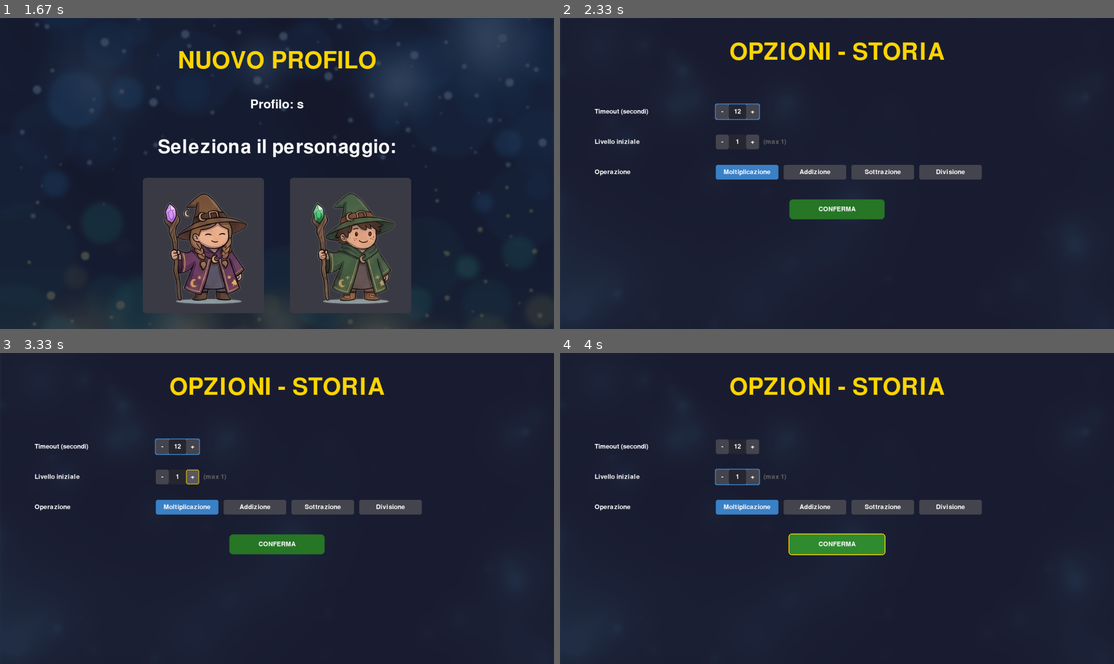
Above: before the commit, frames 1-4 (two rows, left to right).
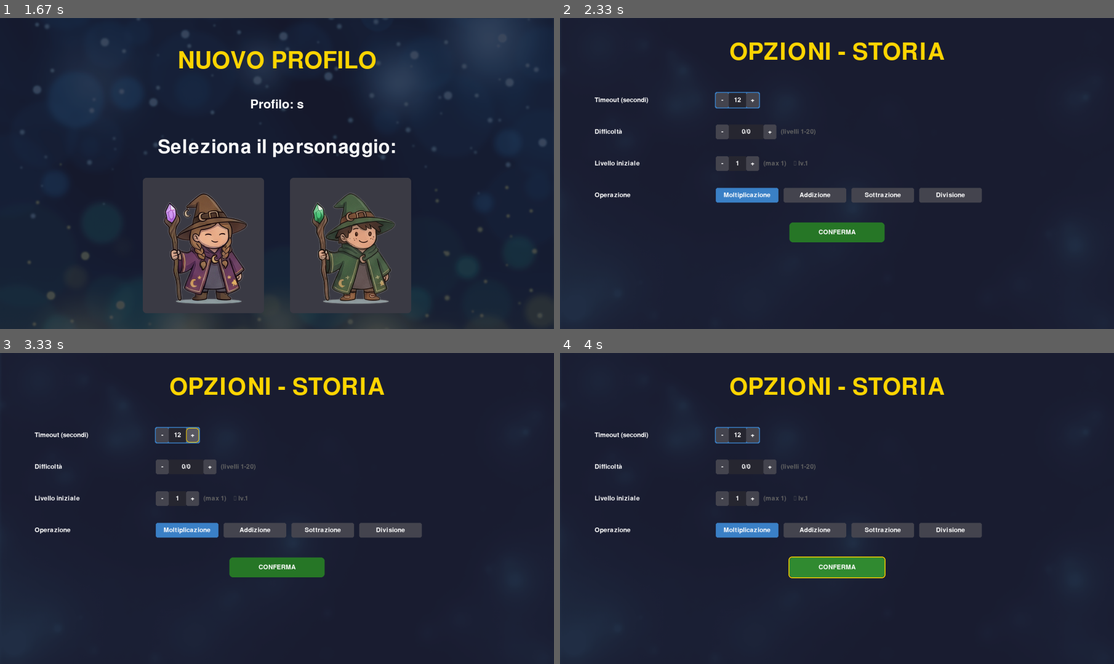
Above: after the commit, the same moments.

Repository: thefactor82/math-wizard
Game: pygame game, started from math-wizard.py
Same seed, same stepped clock (60 frames per second), same inputs: the game is played once before the commit and once after it.
Inputs (mouse positions are in pixels of both pictures, inside the frame that each line leads up to):
- Up to frame 1 (1.67 s): hold Left 0.33-0.87 s; click "Nuovo profilo" at 0.95 s; tap S at 1.23 s; tap Enter at 1.57 s
- Up to frame 2 (2.33 s): click (764, 245) at 1.95 s; tap Enter at 2.23 s
- Up to frame 3 (3.33 s): click "Addizione" at 2.68 s; hold - 2.93-3.27 s; hold Down 2.93-3.27 s
- Up to frame 4 (4 s): click "+" at 3.55 s

Frame 1 is identical in both runs. In frame 2, 8.0% of the frame differs, in the area x 6-77%, y 23-73%; in frame 3, 8.0%; in frame 4, 8.2%.

Commit message:
v1.3.0: add difficulty selector for story mode (35 positions, 15-level window)

Diff:
--- a/math-wizard.py
+++ b/math-wizard.py
@@ -623,7 +623,7 @@
         self .story_idx =0
         self .num_story_levels =sum (1 for e in self .story_entries if e .get ("tipo")=="livello")
 
-        self .version ="1.2.7"
+        self .version ="1.3.0"
 
         self .profiles =[]
         self .current_profile =""
@@ -661,6 +661,7 @@
         self .config =self .config_by_operation [self .config_operation ]
         self .auto_timeout =DEFAULT_TIMEOUT
         self .initial_level =0
+        self .difficulty_position =0
         self .story_progress ={"moltiplicazione":0 ,"addizione":0 ,"sottrazione":0 ,"divisione":0 }
 
     def save_profiles (self ):
@@ -706,6 +707,7 @@
         "storia_operazione":self .config_story_operation ,
         "auto_timeout":self .auto_timeout ,
         "livello_iniziale":self .initial_level ,
+        "difficolta_posizione":self .difficulty_position ,
         "storia_progresso":self .story_progress ,
         }
         for op in ["moltiplicazione","addizione","sottrazione","divisione"]:
@@ -734,6 +736,7 @@
             self .config_story_operation =data .get ("storia_operazione",self .config_story_operation )
             self .auto_timeout =data .get ("auto_timeout",self .auto_timeout )
             self .initial_level =data .get ("livello_iniziale",self .initial_level )
+            self .difficulty_position =data .get ("difficolta_posizione",self .difficulty_position )
             story_progress =data .get ("storia_progresso",self .story_progress )
             if isinstance (story_progress ,dict ):
                 self .story_progress .update (story_progress )
@@ -946,7 +949,15 @@
             self .start_level ()
 
     def effective_level (self ):
-        return min (self .level ,len (self .levels )-1 )
+        return min (self .difficulty_position +self .level ,len (self .levels )-1 )
+
+    def max_difficulty_position (self ):
+        total =len (LEVELS .get (self .config_story_operation ,[]))
+        return max (0 ,total -self .num_story_levels )
+
+    def max_initial_level (self ):
+        prog =max (0 ,self .story_progress .get (self .config_story_operation ,0 ))
+        return max (0 ,min (self .num_story_levels -1 ,prog -self .difficulty_position ))
 
     def is_last_story_level (self ):
         return self .level >=self .num_story_levels -1
@@ -1610,33 +1621,38 @@
                     self .state ="options"
             elif self .state =="options_auto":
                 if event .key in (pygame .K_UP ,pygame .K_w ):
-                    self .options_cursor =(self .options_cursor -1 )%3
+                    self .options_cursor =(self .options_cursor -1 )%4
                 elif event .key in (pygame .K_DOWN ,pygame .K_s ):
-                    self .options_cursor =(self .options_cursor +1 )%3
+                    self .options_cursor =(self .options_cursor +1 )%4
                 elif event .key in (pygame .K_PLUS ,pygame .K_EQUALS ,pygame .K_KP_PLUS ):
                     if self .options_cursor ==0 :
                         self .auto_timeout =min (99 ,self .auto_timeout +1 )
                     elif self .options_cursor ==1 :
-                        prog_max =max (0 ,self .story_progress .get (self .config_story_operation ,0 ))
-                        self .initial_level =min (prog_max ,self .initial_level +1 )
+                        self .difficulty_position =min (self .max_difficulty_position (),self .difficulty_position +1 )
+                        self .initial_level =min (self .initial_level ,self .max_initial_level ())
+                    elif self .options_cursor ==2 :
+                        self .initial_level =min (self .max_initial_level (),self .initial_level +1 )
                     else :
                         ops =["moltiplicazione","addizione","sottrazione","divisione"]
                         idx =(ops .index (self .config_story_operation )+1 )%4
                         self .config_story_operation =ops [idx ]
-                        prog_max =max (0 ,self .story_progress .get (self .config_story_operation ,0 ))
-                        self .initial_level =min (self .initial_level ,prog_max )
+                        self .difficulty_position =min (self .difficulty_position ,self .max_difficulty_position ())
+                        self .initial_level =min (self .initial_level ,self .max_initial_level ())
                     self .save_profile_config ()
                 elif event .key in (pygame .K_MINUS ,pygame .K_KP_MINUS ):
                     if self .options_cursor ==0 :
                         self .auto_timeout =max (3 ,self .auto_timeout -1 )
                     elif self .options_cursor ==1 :
+                        self .difficulty_position =max (0 ,self .difficulty_position -1 )
+                        self .initial_level =min (self .initial_level ,self .max_initial_level ())
+                    elif self .options_cursor ==2 :
                         self .initial_level =max (0 ,self .initial_level -1 )
                     else :
                         ops =["moltiplicazione","addizione","sottrazione","divisione"]
                         idx =(ops .index (self .config_story_operation )-1 )%4
                         self .config_story_operation =ops [idx ]
-                        prog_max =max (0 ,self .story_progress .get (self .config_story_operation ,0 ))
-                        self .initial_level =min (self .initial_level ,prog_max )
+                        self .difficulty_position =min (self .difficulty_position ,self .max_difficulty_position ())
+                        self .initial_level =min (self .initial_level ,self .max_initial_level ())
                     self .save_profile_config ()
                 elif event .key in (pygame .K_RETURN ,pygame .K_KP_ENTER ):
                     self .save_profile_config ()
@@ -1706,9 +1722,10 @@
                     else :
                         self .level +=1
                         next_lv =self .level
-                    if next_lv >self .story_progress .get (self .config_story_operation ,0 ):
-                        self .story_progress [self .config_story_operation ]=next_lv
-                        self .initial_level =min (next_lv ,self .num_story_levels -1 )
+                    abs_next =self .difficulty_position +next_lv
+                    if abs_next >self .story_progress .get (self .config_story_operation ,0 ):
+                        self .story_progress [self .config_story_operation ]=abs_next
+                        self .initial_level =min (self .initial_level ,self .max_initial_level ())
                         self .save_profile_config ()
                         if average <self .timeout_limit /2 :
                             self .timeout_limit =max (3 ,self .timeout_limit -1 )
@@ -1859,28 +1876,36 @@
                     elif mx >=sx +lw +vw :
                         self .auto_timeout =min (99 ,self .auto_timeout +1 )
                     self .save_profile_config ()
-                    # Livello iniziale
+                elif hasattr (self ,'diff_min_rect')and hasattr (self ,'diff_max_rect'):
+                    if self .diff_min_rect .collidepoint (mx ,my ):
+                        self .options_cursor =1
+                        self .difficulty_position =max (0 ,self .difficulty_position -1 )
+                        self .initial_level =min (self .initial_level ,self .max_initial_level ())
+                        self .save_profile_config ()
+                    elif self .diff_max_rect .collidepoint (mx ,my ):
+                        self .options_cursor =1
+                        self .difficulty_position =min (self .max_difficulty_position (),self .difficulty_position +1 )
+                        self .initial_level =min (self .initial_level ,self .max_initial_level ())
+                        self .save_profile_config ()
                 elif sx -3 <=mx <=sx +lw +vw +rw +3 and 402 <=my <=459 :
-                    self .options_cursor =1
+                    self .options_cursor =2
                     if mx <sx +lw :
                         self .initial_level =max (0 ,self .initial_level -1 )
                     elif mx >=sx +lw +vw :
-                        prog_max =max (0 ,self .story_progress .get (self .config_story_operation ,0 ))
-                        self .initial_level =min (prog_max ,self .initial_level +1 )
+                        self .initial_level =min (self .max_initial_level (),self .initial_level +1 )
                     self .save_profile_config ()
-                    # Operazione — 4 pulsanti
                 if hasattr (self ,'opzioni_auto_op_buttons')and len (self .opzioni_auto_op_buttons )==4 :
                     ops =["moltiplicazione","addizione","sottrazione","divisione"]
                     for i ,btn in enumerate (self .opzioni_auto_op_buttons ):
                         if btn .collidepoint (mx ,my ):
-                            self .options_cursor =2
+                            self .options_cursor =3
                             self .config_story_operation =ops [i ]
-                            prog_max =max (0 ,self .story_progress .get (self .config_story_operation ,0 ))
-                            self .initial_level =min (self .initial_level ,prog_max )
+                            self .difficulty_position =min (self .difficulty_position ,self .max_difficulty_position ())
+                            self .initial_level =min (self .initial_level ,self .max_initial_level ())
                             self .save_profile_config ()
                             break
                             # CONFERMA
-                if SCREEN_WIDTH //2 -165 <=mx <=SCREEN_WIDTH //2 +165 and 627 <=my <=696 :
+                if SCREEN_WIDTH //2 -165 <=mx <=SCREEN_WIDTH //2 +165 and 717 <=my <=786 :
                     self .save_profile_config ()
                     self .mode ="auto"
                     self .start_game ()
@@ -2862,11 +2887,12 @@
         for i ,(key ,label )in enumerate (ops ):
             y =260 +i *90
             lv =self .story_progress .get (key ,0 )
-            pct =int (100 *lv /max (1 ,self .num_story_levels ))
+            total =len (LEVELS .get (key ,[]))
+            pct =int (100 *lv /max (1 ,total ))
             lbl =self ._render_cached (self .font_small ,label ,WHITE )
             self .screen .blit (lbl ,(120 ,y +8 ))
             pygame .draw .rect (self .screen ,(60 ,60 ,70 ),(bar_x ,y +5 ,bar_w ,bar_h ),border_radius =6 )
-            fill_w =int (bar_w *min (lv ,self .num_story_levels )/max (1 ,self .num_story_levels ))
+            fill_w =int (bar_w *min (lv ,total )/max (1 ,total ))
             if fill_w >0 :
                 pygame .draw .rect (self .screen ,SEL_BLUE ,(bar_x ,y +5 ,fill_w ,bar_h ),border_radius =6 )
             pct_txt =self ._render_cached (self .font_tiny ,f"{pct }%",WHITE )
@@ -2923,14 +2949,15 @@
         rect =title .get_rect (center =(SCREEN_WIDTH //2 ,120 ))
         self .screen .blit (title ,rect )
 
+        sx =540
+        lw ,vw ,rw =45 ,60 ,45
+
         # Timeout
-        y =300
+        y =260
         label_t =self ._render_cached (self .font_tiny ,"Timeout (secondi)",WHITE )
         rect =label_t .get_rect (midleft =(120 ,y +25 ))
         self .screen .blit (label_t ,rect )
         focused =self .options_cursor ==0
-        sx =540
-        lw ,vw ,rw =45 ,60 ,45
         minus_rect =pygame .Rect (sx ,y ,lw ,51 )
         plus_rect =pygame .Rect (sx +lw +vw ,y ,rw ,51 )
         hover_minus =minus_rect .collidepoint (mx ,my )
@@ -2951,12 +2978,46 @@
         t_surf =self ._render_cached (self .font_tiny ,str (self .auto_timeout ),WHITE )
         self .screen .blit (t_surf ,t_surf .get_rect (center =(sx +lw +vw //2 ,y +25 )))
 
+        # Difficoltà
+        y =370
+        label_d =self ._render_cached (self .font_tiny ,"Difficoltà",WHITE )
+        rect =label_d .get_rect (midleft =(120 ,y +25 ))
+        self .screen .blit (label_d ,rect )
+        focused =self .options_cursor ==1
+        dw_lw ,dw_vw ,dw_rw =45 ,120 ,45
+        diff_minus_rect =pygame .Rect (sx ,y ,dw_lw ,51 )
+        diff_plus_rect =pygame .Rect (sx +dw_lw +dw_vw ,y ,dw_rw ,51 )
+        self .diff_min_rect =diff_minus_rect
+        self .diff_max_rect =diff_plus_rect
+        hover_dminus =diff_minus_rect .collidepoint (mx ,my )
+        hover_dplus =diff_plus_rect .collidepoint (mx ,my )
+        if focused :
+            pygame .draw .rect (self .screen ,SEL_BLUE ,(sx -3 ,y -3 ,dw_lw +dw_vw +dw_rw +6 ,57 ),0 ,border_radius =6 )
+        pygame .draw .rect (self .screen ,(90 ,90 ,100 )if hover_dminus else (70 ,70 ,80 ),diff_minus_rect ,border_radius =6 )
+        pygame .draw .rect (self .screen ,(40 ,40 ,50 ),(sx +dw_lw ,y ,dw_vw ,51 ))
+        pygame .draw .rect (self .screen ,(90 ,90 ,100 )if hover_dplus else (70 ,70 ,80 ),diff_plus_rect ,border_radius =6 )
+        if hover_dminus :
+            pygame .draw .rect (self .screen ,GOLD ,diff_minus_rect ,2 ,border_radius =6 )
+        if hover_dplus :
+            pygame .draw .rect (self .screen ,GOLD ,diff_plus_rect ,2 ,border_radius =6 )
+        d_minus =self ._render_cached (self .font_tiny ,"-",WHITE )
+        d_plus =self ._render_cached (self .font_tiny ,"+",WHITE )
+        self .screen .blit (d_minus ,d_minus .get_rect (center =(sx +dw_lw //2 ,y +25 )))
+        self .screen .blit (d_plus ,d_plus .get_rect (center =(sx +dw_lw +dw_vw +dw_rw //2 ,y +25 )))
+        max_dp =self .max_difficulty_position ()
+        d_surf =self ._render_cached (self .font_tiny ,f"{self .difficulty_position }/{max_dp }",WHITE )
+        self .screen .blit (d_surf ,d_surf .get_rect (center =(sx +dw_lw +dw_vw //2 ,y +25 )))
+        lv_start =self .difficulty_position +1
+        lv_end =min (self .difficulty_position +self .num_story_levels ,len (LEVELS .get (self .config_story_operation ,[])))
+        range_surf =self ._render_cached (self .font_tiny ,f"(livelli {lv_start }-{lv_end })",GRAY )
+        self .screen .blit (range_surf ,range_surf .get_rect (midleft =(sx +dw_lw +dw_vw +dw_rw +15 ,y +25 )))
+
         # Livello iniziale
-        y =405
+        y =480
         label_l =self ._render_cached (self .font_tiny ,"Livello iniziale",WHITE )
         rect =label_l .get_rect (midleft =(120 ,y +25 ))
         self .screen .blit (label_l ,rect )
-        focused =self .options_cursor ==1
+        focused =self .options_cursor ==2
         minus_rect2 =pygame .Rect (sx ,y ,lw ,51 )
         plus_rect2 =pygame .Rect (sx +lw +vw ,y ,rw ,51 )
         hover_minus2 =minus_rect2 .collidepoint (mx ,my )
@@ -2976,12 +3037,15 @@
         self .screen .blit (plus ,plus .get_rect (center =(sx +lw +vw +rw //2 ,y +25 )))
         l_surf =self ._render_cached (self .font_tiny ,str (self .initial_level +1 ),WHITE )
         self .screen .blit (l_surf ,l_surf .get_rect (center =(sx +lw +vw //2 ,y +25 )))
-        prog =self .story_progress .get (self .config_story_operation ,0 )
-        prog_surf =self ._render_cached (self .font_tiny ,f"(max {max (1 ,prog +1 )})",GRAY )
+        mx_il =self .max_initial_level ()
+        prog_surf =self ._render_cached (self .font_tiny ,f"(max {max (1 ,mx_il +1 )})",GRAY )
         self .screen .blit (prog_surf ,prog_surf .get_rect (midleft =(sx +lw +vw +rw +15 ,y +25 )))
+        act_lv =self .difficulty_position +self .initial_level +1
+        act_surf =self ._render_cached (self .font_tiny ,f"→ lv.{act_lv }",GRAY )
+        self .screen .blit (act_surf ,act_surf .get_rect (midleft =(sx +lw +vw +rw +120 ,y +25 )))
 
         # Operazione
-        y =510
+        y =590
         label_o =self ._render_cached (self .font_tiny ,"Operazione",WHITE )
         rect =label_o .get_rect (midleft =(120 ,y +25 ))
         self .screen .blit (label_o ,rect )
@@ -3007,14 +3071,14 @@
             self .screen .blit (surf ,surf .get_rect (center =btn_rect .center ))
             self .opzioni_auto_op_buttons .append (btn_rect )
             bx +=bw +18
-        if self .options_cursor ==2 :
+        if self .options_cursor ==3:
             ops_keys =["moltiplicazione","addizione","sottrazione","divisione"]
             sel_idx =ops_keys .index (self .config_story_operation )
             focus_rect =self .opzioni_auto_op_buttons [sel_idx ].inflate (12 ,12 )
             pygame .draw .rect (self .screen ,(255 ,255 ,100 ),focus_rect ,3 ,border_radius =9 )
 
             # CONFERMA
-        y_conf =630
+        y_conf =710
         conf_rect =pygame .Rect (SCREEN_WIDTH //2 -165 ,y_conf ,330 ,69 )
         hover_conf =conf_rect .collidepoint (mx ,my )
         bg_conf =(50 ,140 ,50 )if hover_conf else (40 ,120 ,40 )
@@ -3549,6 +3613,7 @@
             f"Tempo medio: {sum (self .answer_times )/len (self .answer_times ):.1f}s"if self .answer_times else "Tempo medio: --",
             f"Timeout: {self .timeout_limit }s"+(f" (iniziale {self .initial_timeout_limit }s)"if self .mode =='auto'else ""),
             f"Livello: {self .effective_level ()+1 }/{len (self .levels )}"if self .mode =='auto'else "Livello: -",
+            f"Difficoltà: {self .difficulty_position }/{self .max_difficulty_position ()}"if self .mode =='auto'else "Difficoltà: -",
             f"Operandi: {self .a } {segno_debug } {self .b }",
             f"Prev: {self .prev_a } {segno_debug } {self .prev_b }",
             f"Risultato: {self .expected_result }",
